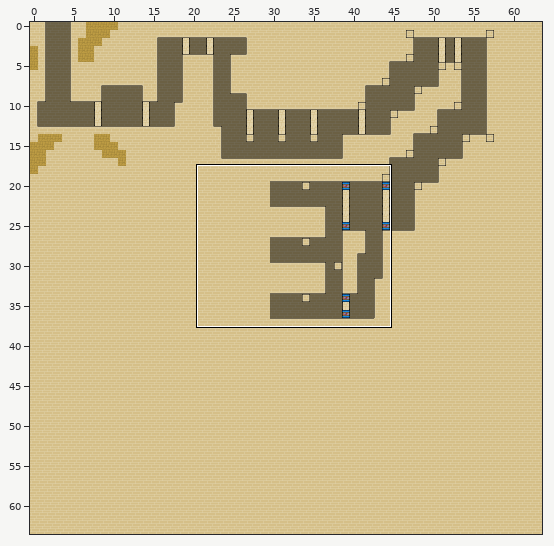
One commit to this Tiled map: res/worlds/pyramid_underground.tmx. The picture above shows the old version from afar; the outline marks the close-up.
Close-up. Old version:
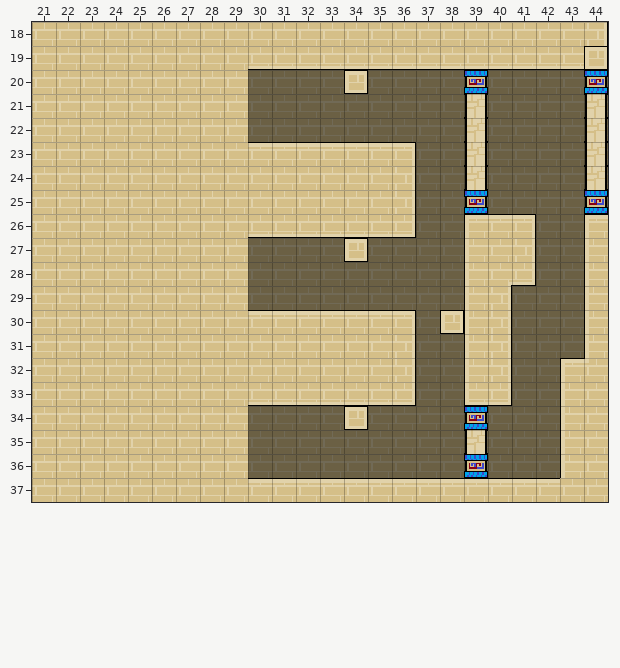
Cells are 16x16 px. Shown: x 21..44, y 18..37. The commit also changed other parts of the map, which this record leaves out.
New version:
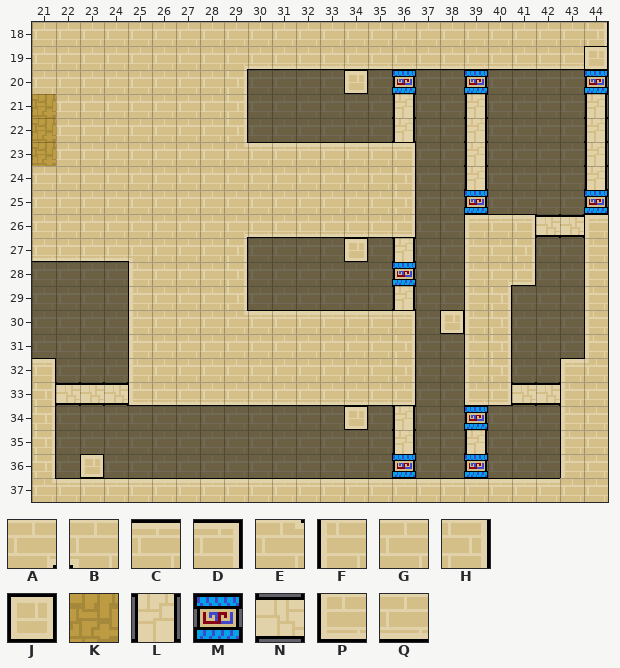
Key: from "Tileset": A 620, B 621, C 678, D 679, E 680, F 737, G 738, H 739, J 740, K 741, L 742, M 743, N 744, P 797, Q 798.
_ is an empty cell.
Change:
Layer "Ground":
y 19: x 29 G -> A
y 20: x 29 G -> H
y 21..22: x 21 G -> K; x 29 G -> H
y 23: x 21 G -> K; x 29 G -> E
y 26: x 29 G -> A
y 27: x 21..25 GGGGG -> QQQQB; x 29 G -> H
y 28..29: x 21..25 GGGGG -> ____F; x 29 G -> H
y 30: x 21..25 GGGGG -> ____F; x 29 G -> E
y 31: x 21..25 GGGGG -> ____F
y 32: x 21..25 GGGGG -> D___F
y 33: x 21..29 GGGGGGGGG -> H___PQQQQ
y 34..35: x 21..29 GGGGGGGGG -> H________
y 36: x 21..29 GGGGGGGGG -> H_J______
y 37: x 21..29 GGGGGGGGG -> ECCCCCCCC
Layer "Overlap":
y 20: x 36 _ -> M
y 21..22: x 36 _ -> L
y 26: x 42..43 __ -> NN
y 27: x 36 _ -> L
y 28: x 36 _ -> M
y 29: x 36 _ -> L
y 33: x 22..24 ___ -> NNN; x 41..42 __ -> NN
y 34..35: x 36 _ -> L
y 36: x 36 _ -> M
